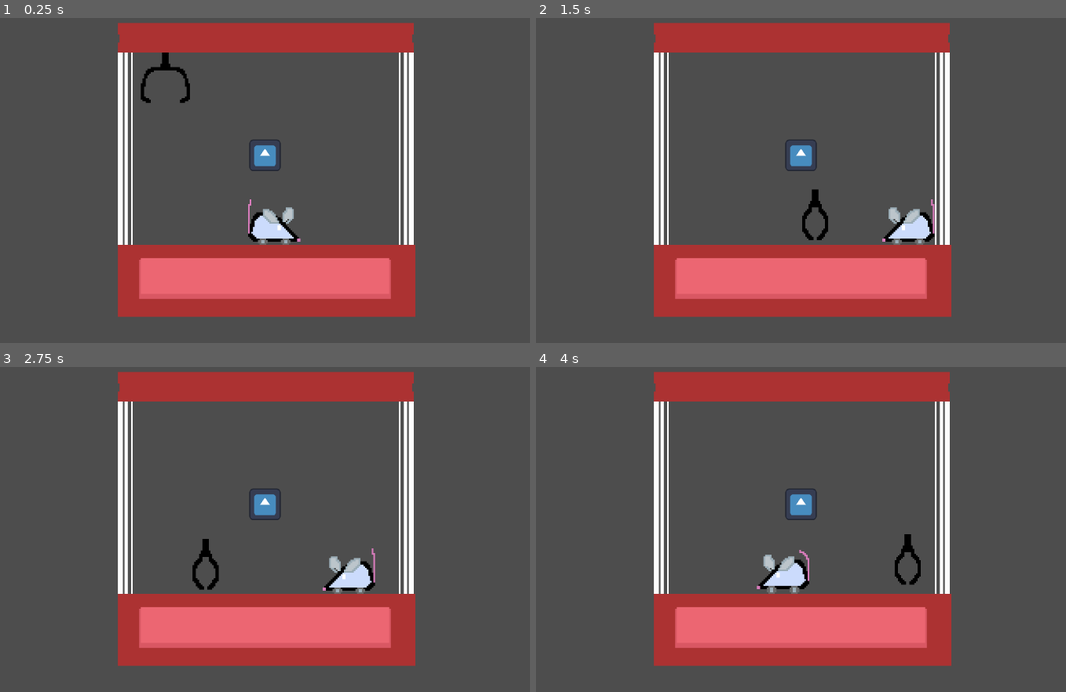
Above: before the commit, frames 1-4 (two rows, left to right).
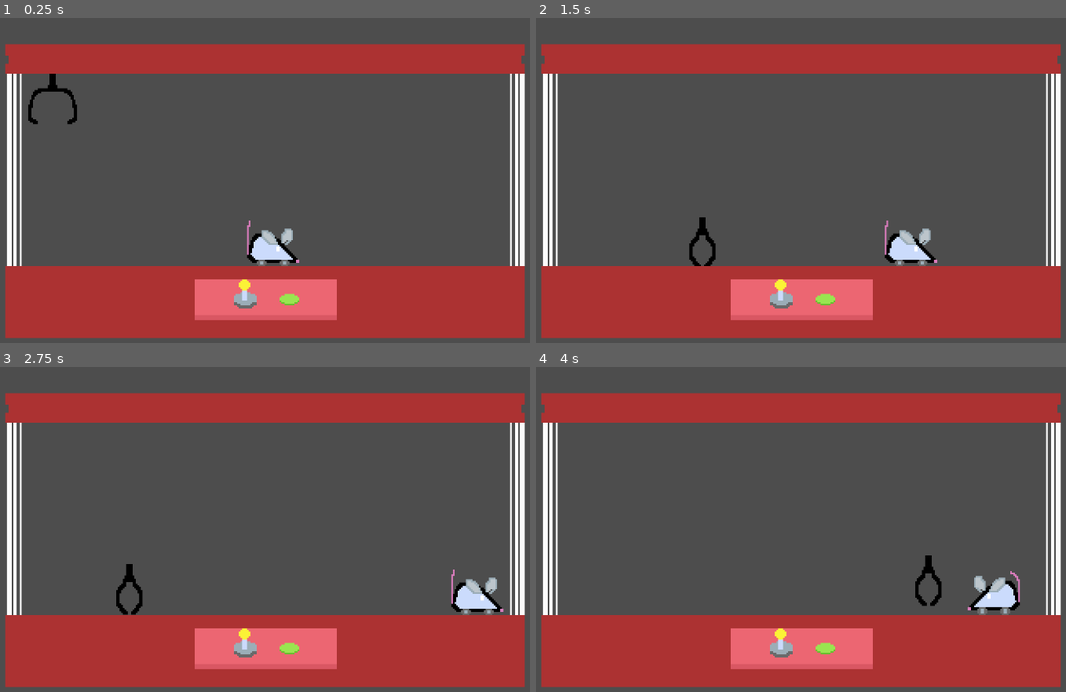
Above: after the commit, the same moments.

Repository: Jossulus/gamedevjs-jam
Game: Godot game, scene res://Scenes/game.tscn
The game is run twice, just before and just after one commit, with the same random seed, the same clock (stepped at 60 frames per second) and the same inputs. The engine's default icon, where the game draws it, is replaced by a stand-in: a white triangle on a blue panel in a dark square.
Inputs (mouse positions are in pixels of both pictures, inside the frame that each line leads up to):
- Up to frame 1 (0.25 s): no input
- Up to frame 2 (1.5 s): move the mouse to (938, 151) at 0.52 s; hold D (claw_right) from 0.53 s (still down); click (938, 151) at 0.6 s; tap W (claw_up) at 0.77 s; move the mouse to (673, 187) at 1.27 s; click (673, 187) at 1.35 s
- Up to frame 3 (2.75 s): tap W (claw_up) at 1.52 s; move the mouse to (328, 441) at 2.02 s; release D (claw_right) at 2.03 s; hold A (claw_left) from 2.03 s (still down); click (328, 441) at 2.1 s
- Up to frame 4 (4 s): move the mouse to (769, 588) at 2.77 s; release A (claw_left) at 2.78 s; hold D (claw_right) from 2.78 s (still down); click (769, 588) at 2.85 s; tap W (claw_up) at 3.02, 3.77 s; move the mouse to (991, 571) at 3.52 s; click (991, 571) at 3.6 s

The runs differ from the first frame. In frame 1, 39% of the frame differs, in the area x 1-100%, y 1-99%; in frame 2, 39%; in frame 3, 40%; in frame 4, 40%.

Commit message:
new machine bg

Diff:
--- a/gamedev.js-entry/Objects/Claw/claw.gd
+++ b/gamedev.js-entry/Objects/Claw/claw.gd
@@ -85,20 +85,18 @@
 		INPUT.RETURN:
 			handle_return()
 	if not is_x_position_in_boundary(): velocity.x = 0
-	if not is_above_ground():
-		position.y -= 1
+	if not is_above_ground() and get_claw_input_direction().y > 0:
 		velocity.y = 0
 	move_and_slide()
 
 
 func is_x_position_in_boundary() -> bool:
 	var dir : int = velocity.x / abs(velocity.x) if velocity.x != 0 else 0
-	return position.x + dir < right_boundary_marker.position.x and position.x + dir > left_boundary_marker.position.x
+	return position.x + dir <= right_boundary_marker.position.x and position.x + dir >= left_boundary_marker.position.x
 
 
 func is_above_ground() -> bool:
-	var dir_y : int = 1 if get_claw_input_direction().y > 0 else 0
-	return position.y + dir_y < ground_position_marker.position.y
+	return position.y < ground_position_marker.position.y
 
 
 
--- a/gamedev.js-entry/Objects/Items/Wind Up Mouse/wind_up_mouse.gd
+++ b/gamedev.js-entry/Objects/Items/Wind Up Mouse/wind_up_mouse.gd
@@ -27,7 +27,6 @@
 		$AnimatedSprite2D.flip_h = true
 	elif velocity.x < 0:
 		$AnimatedSprite2D.flip_h = false
-	print(velocity.x)
 	if !is_grabbed and wind_up_timer.is_stopped():
 		move_and_slide()
 	apply_gravity()
--- a/gamedev.js-entry/Scenes/game.tscn
+++ b/gamedev.js-entry/Scenes/game.tscn
@@ -1,21 +1,16 @@
 [gd_scene format=3 uid="uid://2q1j8jt3cft6"]
 
 [ext_resource type="PackedScene" uid="uid://b7v2qb0djp0yf" path="res://Objects/Claw/claw.tscn" id="1_ebmjs"]
-[ext_resource type="Script" uid="uid://dtrjmshj7ebr" path="res://Objects/Items/item.gd" id="2_qxrlw"]
-[ext_resource type="Texture2D" uid="uid://b0gbe4d0714he" path="res://icon.svg" id="3_3dryh"]
-[ext_resource type="Texture2D" uid="uid://dv1p4cqa56tv4" path="res://Objects/Arcade/ArcadeBG320x180.png" id="3_wrm1d"]
+[ext_resource type="Texture2D" uid="uid://bl4t6gcprkaov" path="res://Objects/Arcade/WideArcadeBG320x180.png" id="2_wrm1d"]
 [ext_resource type="PackedScene" uid="uid://cicjyyomrjwho" path="res://Objects/Items/Wind Up Mouse/wind_up_mouse.tscn" id="5_wowpa"]
 
-[sub_resource type="RectangleShape2D" id="RectangleShape2D_wrm1d"]
-size = Vector2(20, 18)
-
 [sub_resource type="RectangleShape2D" id="RectangleShape2D_3dryh"]
-size = Vector2(129.5, 20)
+size = Vector2(257, 20)
 
 [node name="Game" type="Node2D" unique_id=701573237]
 
 [node name="Claw" parent="." unique_id=1480747514 node_paths=PackedStringArray("ground_position_marker", "left_boundary_marker", "right_boundary_marker", "left_ground_marker", "right_ground_marker") instance=ExtResource("1_ebmjs")]
-position = Vector2(-61, -56)
+position = Vector2(-130, -56)
 ground_position_marker = NodePath("../Boundary Markers/Ground Position")
 left_boundary_marker = NodePath("../Boundary Markers/Ground Position")
 right_boundary_marker = NodePath("../Boundary Markers/RightBoundary")
@@ -23,39 +18,28 @@
 right_ground_marker = NodePath("../Boundary Markers/RightBoundary")
 
 [node name="Camera2D" type="Camera2D" parent="." unique_id=1779705703]
+position = Vector2(0, -13)
 zoom = Vector2(3, 3)
 
-[node name="Item" type="CharacterBody2D" parent="." unique_id=1046089015]
-input_pickable = true
-script = ExtResource("2_qxrlw")
-metadata/_custom_type_script = "uid://dtrjmshj7ebr"
-
-[node name="CollisionShape2D" type="CollisionShape2D" parent="Item" unique_id=1963468325]
-shape = SubResource("RectangleShape2D_wrm1d")
-
-[node name="Sprite2D" type="Sprite2D" parent="Item" unique_id=810814134]
-scale = Vector2(0.15, 0.15)
-texture = ExtResource("3_3dryh")
-
 [node name="Arcade" type="Sprite2D" parent="." unique_id=1178266821]
-texture = ExtResource("3_wrm1d")
+texture = ExtResource("2_wrm1d")
 
 [node name="Ground" type="StaticBody2D" parent="." unique_id=1947102252]
 position = Vector2(30, 55)
 
 [node name="CollisionShape2D" type="CollisionShape2D" parent="Ground" unique_id=941247980]
-position = Vector2(10.75, 0)
+position = Vector2(0.5, 0)
 shape = SubResource("RectangleShape2D_3dryh")
 
 [node name="Boundary Markers" type="Node2D" parent="." unique_id=404173384]
 
 [node name="Ground Position" type="Marker2D" parent="Boundary Markers" unique_id=82896138]
-position = Vector2(-68, 29)
+position = Vector2(-130, 29)
 
 [node name="RightBoundary" type="Marker2D" parent="Boundary Markers" unique_id=720215480]
-position = Vector2(66, 45)
+position = Vector2(130, 45)
 
 [node name="Left Ground Marker" type="Marker2D" parent="Boundary Markers" unique_id=1288797206]
-position = Vector2(-22, 45)
+position = Vector2(-87, 45)
 
 [node name="WindUpMouse" parent="." unique_id=1021702830 instance=ExtResource("5_wowpa")]
Binary file added: gamedev.js-entry/Objects/Arcade/WideArcadeBG320x180.png
Not shown, added: gamedev.js-entry/Objects/Arcade/WideArcadeBG320x180.png.import
